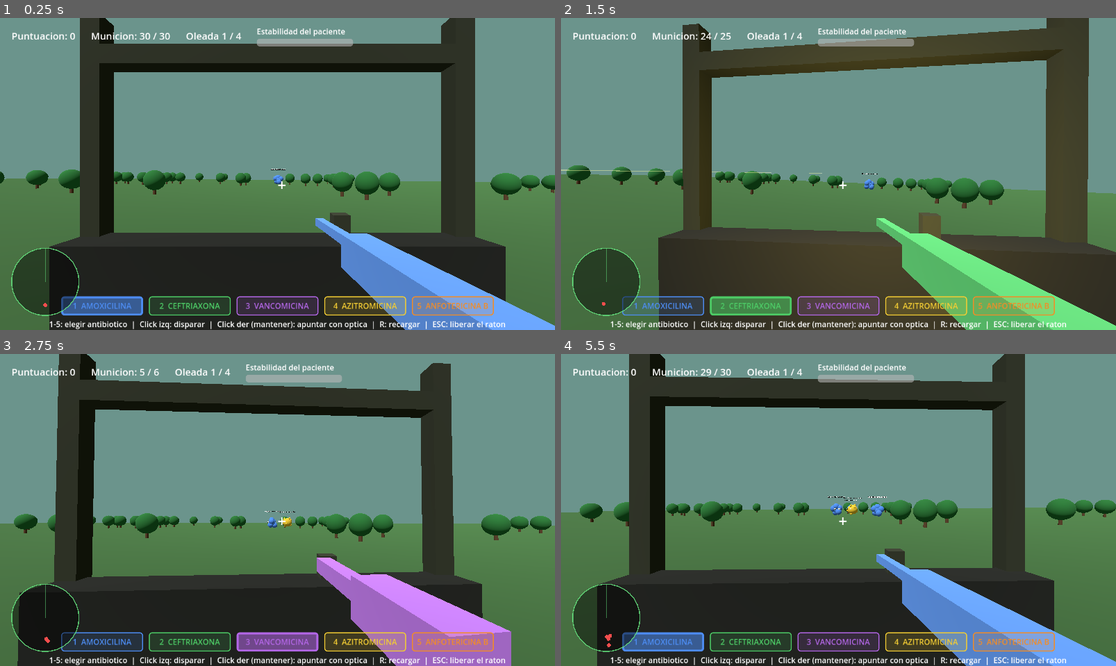
Above: before the commit, frames 1-4 (two rows, left to right).
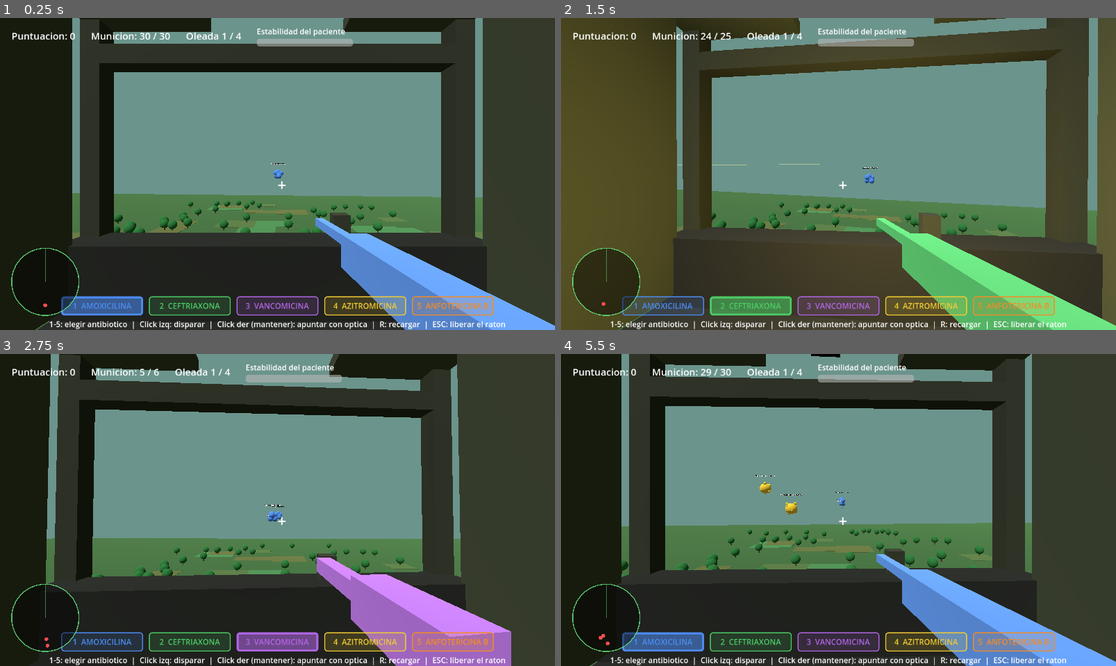
Above: after the commit, the same moments.

Repository: alvariitoSW/simulador-uci-3d
Game: Godot game, scene res://scenes/main.tscn
Same seed, same stepped clock (60 frames per second), same inputs: the game is played once before the commit and once after it.
Inputs (mouse positions are in pixels of both pictures, inside the frame that each line leads up to):
- Up to frame 1 (0.25 s): no input
- Up to frame 2 (1.5 s): tap Enter at 0.5 s; move the mouse to (866, 174) at 0.52 s; tap 1 at 0.6 s; click (866, 174) at 0.67 s; move the mouse to (810, 174) at 1.27 s; tap 2 at 1.35 s; click (810, 174) at 1.42 s
- Up to frame 3 (2.75 s): move the mouse to (288, 503) at 2.02 s; tap 3 at 2.1 s; click (288, 503) at 2.17 s
- Up to frame 4 (5.5 s): move the mouse to (832, 516) at 2.77 s; tap one key every 0.75 s from 2.85 s: 4 5 R 1; click (832, 516) at 2.92 s; move the mouse to (877, 513) at 3.52 s; click (877, 513) at 3.67 s; move the mouse to (794, 506) at 4.27 s; click (794, 506) at 4.42 s; move the mouse to (844, 510) at 5.02 s; click (844, 510) at 5.17 s

The runs differ from the first frame. In frame 1, 31% of the frame differs, in the area x 0-100%, y 0-100%; in frame 2, 27%; in frame 3, 30%; in frame 4, 30%.

Commit message:
Cabina completa del helicoptero, altitud real y paisaje en movimiento
El prototipo anterior solo mostraba un marco de puerta flotando, a ras de
suelo y sin ninguna sensacion de vuelo. Esta pasada lo arregla de raiz:

- El helicoptero vuela a una altitud real (antes estaba practicamente al
  nivel del suelo); ahora hay una clara sensacion aerea al mirar hacia
  abajo y ver el paisaje muy por debajo.
- Cabina cerrada de verdad: paredes laterales, pared trasera, suelo y
  techo (con un hueco central para el mastil), en vez de solo dos
  pilares y una barra. Se nota que estas DENTRO de un helicoptero, no
  mirando a traves de una puerta suelta.
- Rotor principal girando sobre la cabina (visible por el hueco del
  techo al mirar hacia arriba) y rotor de cola girando en el extremo de
  un mastil/cola que sobresale por detras. Patines de aterrizaje debajo.
- El paisaje (arboles + parches de color en el suelo) se desplaza de
  verdad hacia la camara y se recicla al pasar, dando sensacion real de
  avance en vuelo sin tener que mover la logica de aparicion/alcance de
  los objetivos (que sigue siendo relativa a un punto fijo).
- Los microorganismos ahora aparecen y flotan a una altura cercana a la
  del helicoptero (antes aparecian a ras de suelo, muy por debajo),
  encajando con la idea de enemigos voladores que atacan en pleno vuelo.

Validado con el binario headless de Godot y con capturas reales via
Xvfb + Mesa software (vista frontal y mirando hacia arriba para
confirmar que el rotor es visible).

Co-Authored-By: Claude Sonnet 5 <noreply@anthropic.com>
Claude-Session: https://claude.ai/code/session_01NzvQuAGmBQ94iChg5CU2ab

Diff:
--- a/scripts/main.gd
+++ b/scripts/main.gd
@@ -6,18 +6,23 @@
 ## Todo el arbol de nodos se construye por codigo.
 
 const YAW_LIMIT_DEG := 70.0
-const PITCH_MIN_DEG := -35.0
-const PITCH_MAX_DEG := 18.0
+const PITCH_MIN_DEG := -55.0
+const PITCH_MAX_DEG := 50.0
 const HIP_FOV := 70.0
 const ADS_FOV := 35.0
 const SPAWN_INTERVAL := 1.8
 const WAVE_PAUSE_S := 3.0
-const HELI_BASE_POS := Vector3(0, 2.2, 6)
+const HELI_BASE_POS := Vector3(0, 14.0, 6)
+const WORLD_SCROLL_SPEED := 3.0
+const TREE_FIELD_DEPTH := 120.0
+const TREE_RECYCLE_Z := 20.0
 
 var _spawn_timer: float = 0.0
 var _wave_spawned_count: int = 0
 var _hud: GameHUD
 var _heli_rig: Node3D
+var _rotor_hub: Node3D
+var _tail_rotor_hub: Node3D
 var _camera: Camera3D
 var _weapon_view: Node3D
 var _yaw: float = 0.0
@@ -28,6 +33,7 @@
 var _fire_cooldown: float = 0.0
 var _flight_time: float = 0.0
 var _rng := RandomNumberGenerator.new()
+var _scroll_nodes: Array = []
 
 
 func _ready() -> void:
@@ -68,7 +74,7 @@
 	var ground := StaticBody3D.new()
 	var ground_mesh := MeshInstance3D.new()
 	var plane := PlaneMesh.new()
-	plane.size = Vector2(200, 200)
+	plane.size = Vector2(300, 300)
 	ground_mesh.mesh = plane
 	var ground_mat := StandardMaterial3D.new()
 	ground_mat.albedo_color = Color(0.22, 0.38, 0.2)
@@ -76,19 +82,20 @@
 	ground.add_child(ground_mesh)
 	var ground_collision := CollisionShape3D.new()
 	var ground_shape := BoxShape3D.new()
-	ground_shape.size = Vector3(200, 0.1, 200)
+	ground_shape.size = Vector3(300, 0.1, 300)
 	ground_collision.position = Vector3(0, -0.05, 0)
 	ground_collision.shape = ground_shape
 	ground.add_child(ground_collision)
 	add_child(ground)
 
 	_scatter_trees()
+	_scatter_ground_patches()
 
 
 func _scatter_trees() -> void:
 	var tree_rng := RandomNumberGenerator.new()
 	tree_rng.seed = 1234
-	for i in range(40):
+	for i in range(70):
 		var trunk := MeshInstance3D.new()
 		var trunk_mesh := CylinderMesh.new()
 		trunk_mesh.top_radius = 0.15
@@ -113,9 +120,31 @@
 		tree.add_child(trunk)
 		tree.add_child(canopy)
 		var x := tree_rng.randf_range(-45, 45)
-		var z := tree_rng.randf_range(-70, -15)
+		var z := tree_rng.randf_range(-100, 15)
 		tree.position = Vector3(x, 0, z)
 		add_child(tree)
+		_scroll_nodes.append(tree)
+
+
+func _scatter_ground_patches() -> void:
+	# Parches de color (campos/claros) en el suelo: sin ellos, el plano verde liso no
+	# deja notar que el paisaje se desplaza por debajo mientras vuelas.
+	var patch_rng := RandomNumberGenerator.new()
+	patch_rng.seed = 777
+	var colors := [Color(0.3, 0.42, 0.22), Color(0.26, 0.5, 0.28), Color(0.35, 0.4, 0.2)]
+	for i in range(24):
+		var patch := MeshInstance3D.new()
+		var mesh := BoxMesh.new()
+		mesh.size = Vector3(patch_rng.randf_range(6, 14), 0.05, patch_rng.randf_range(6, 14))
+		patch.mesh = mesh
+		var mat := StandardMaterial3D.new()
+		mat.albedo_color = colors[i % colors.size()]
+		patch.material_override = mat
+		var x := patch_rng.randf_range(-60, 60)
+		var z := patch_rng.randf_range(-100, 15)
+		patch.position = Vector3(x, 0.03, z)
+		add_child(patch)
+		_scroll_nodes.append(patch)
 
 
 func _make_box(size: Vector3, mat: StandardMaterial3D) -> MeshInstance3D:
@@ -139,18 +168,29 @@
 	_heli_rig.add_child(_camera)
 	_camera.current = true
 
-	_build_cockpit()
-
-
-func _build_cockpit() -> void:
-	# Marco de la puerta lateral de un helicoptero de transporte, dentro del rig del
-	# helicoptero (se balancea con el vuelo, pero no gira al apuntar).
+	_build_helicopter_shell()
+
+
+func _dark_mat() -> StandardMaterial3D:
+	var m := StandardMaterial3D.new()
+	m.albedo_color = Color(0.08, 0.08, 0.08)
+	return m
+
+
+func _build_helicopter_shell() -> void:
+	# Helicoptero de transporte completo: cabina cerrada (paredes, techo, suelo),
+	# puerta lateral por la que se dispara, rotor principal y de cola, y patines.
+	# Todo colgado de _heli_rig, para que se balancee junto con el vuelo.
 	var frame_mat := StandardMaterial3D.new()
 	frame_mat.albedo_color = Color(0.18, 0.2, 0.14)
 
 	var interior_mat := StandardMaterial3D.new()
 	interior_mat.albedo_color = Color(0.1, 0.11, 0.09)
 
+	var wall_mat := StandardMaterial3D.new()
+	wall_mat.albedo_color = Color(0.24, 0.27, 0.19)
+
+	# --- Puerta lateral (el hueco por el que se dispara) ---
 	var left_pillar := _make_box(Vector3(0.22, 3.2, 0.22), frame_mat)
 	left_pillar.position = Vector3(-2.1, 0.2, -2.6)
 	_heli_rig.add_child(left_pillar)
@@ -163,15 +203,93 @@
 	top_bar.position = Vector3(0, 1.35, -2.6)
 	_heli_rig.add_child(top_bar)
 
-	# Peto/salpicadero inferior, como si estuvieras asomado por la puerta lateral.
 	var lower_panel := _make_box(Vector3(4.4, 1.3, 0.5), interior_mat)
 	lower_panel.position = Vector3(0, -1.35, -2.4)
 	_heli_rig.add_child(lower_panel)
 
-	# Soporte del arma de puerta (decorativo).
 	var mount := _make_box(Vector3(0.18, 0.6, 0.18), frame_mat)
 	mount.position = Vector3(0.7, -0.75, -2.5)
 	_heli_rig.add_child(mount)
+
+	# --- Cabina cerrada detras de la puerta: paredes, suelo, techo, pared trasera ---
+	var left_wall := _make_box(Vector3(0.15, 3.0, 4.6), wall_mat)
+	left_wall.position = Vector3(-2.1, 0.2, 0.1)
+	_heli_rig.add_child(left_wall)
+
+	var right_wall := _make_box(Vector3(0.15, 3.0, 4.6), wall_mat)
+	right_wall.position = Vector3(2.1, 0.2, 0.1)
+	_heli_rig.add_child(right_wall)
+
+	var rear_wall := _make_box(Vector3(4.4, 3.0, 0.2), wall_mat)
+	rear_wall.position = Vector3(0, 0.2, 2.3)
+	_heli_rig.add_child(rear_wall)
+
+	var floor_panel := _make_box(Vector3(4.4, 0.15, 5.0), interior_mat)
+	floor_panel.position = Vector3(0, -1.5, -0.2)
+	_heli_rig.add_child(floor_panel)
+
+	# Techo partido en dos, con un hueco central para el mastil: al mirar hacia
+	# arriba se ve girar el rotor principal por encima de la cabina.
+	var ceiling_left := _make_box(Vector3(1.4, 0.15, 5.0), wall_mat)
+	ceiling_left.position = Vector3(-1.5, 1.8, -0.2)
+	_heli_rig.add_child(ceiling_left)
+
+	var ceiling_right := _make_box(Vector3(1.4, 0.15, 5.0), wall_mat)
+	ceiling_right.position = Vector3(1.5, 1.8, -0.2)
+	_heli_rig.add_child(ceiling_right)
+
+	_build_rotor()
+	_build_tail(wall_mat)
+	_build_skids(frame_mat)
+
+
+func _build_rotor() -> void:
+	_rotor_hub = Node3D.new()
+	_rotor_hub.position = Vector3(0, 2.4, -0.2)
+	_heli_rig.add_child(_rotor_hub)
+
+	var mast := _make_box(Vector3(0.12, 0.7, 0.12), _dark_mat())
+	mast.position = Vector3(0, -0.35, 0)
+	_rotor_hub.add_child(mast)
+
+	for i in range(2):
+		var blade := _make_box(Vector3(6.5, 0.06, 0.45), _dark_mat())
+		blade.rotation_degrees = Vector3(0, i * 90.0, 0)
+		_rotor_hub.add_child(blade)
+
+
+func _build_tail(wall_mat: StandardMaterial3D) -> void:
+	var boom := MeshInstance3D.new()
+	var boom_mesh := CylinderMesh.new()
+	boom_mesh.top_radius = 0.3
+	boom_mesh.bottom_radius = 0.45
+	boom_mesh.height = 4.2
+	boom.mesh = boom_mesh
+	boom.material_override = wall_mat
+	boom.rotation_degrees = Vector3(90, 0, 0)
+	boom.position = Vector3(0, 0.3, 4.4)
+	_heli_rig.add_child(boom)
+
+	_tail_rotor_hub = Node3D.new()
+	_tail_rotor_hub.position = Vector3(0.4, 0.4, 6.4)
+	_heli_rig.add_child(_tail_rotor_hub)
+	for i in range(2):
+		var blade := _make_box(Vector3(1.3, 0.04, 0.22), _dark_mat())
+		blade.rotation_degrees = Vector3(0, i * 90.0, 0)
+		_tail_rotor_hub.add_child(blade)
+
+
+func _build_skids(mat: StandardMaterial3D) -> void:
+	for side in [-1.0, 1.0]:
+		var skid := _make_box(Vector3(0.12, 0.12, 5.2), mat)
+		skid.position = Vector3(side * 1.7, -2.4, -0.2)
+		_heli_rig.add_child(skid)
+		var strut_a := _make_box(Vector3(0.1, 0.9, 0.1), mat)
+		strut_a.position = Vector3(side * 1.7, -1.9, -1.9)
+		_heli_rig.add_child(strut_a)
+		var strut_b := _make_box(Vector3(0.1, 0.9, 0.1), mat)
+		strut_b.position = Vector3(side * 1.7, -1.9, 1.5)
+		_heli_rig.add_child(strut_b)
 
 
 func _build_weapon_view(weapon_id: String) -> void:
@@ -254,6 +372,8 @@
 
 func _process(delta: float) -> void:
 	_update_flight_bob(delta)
+	_update_rotors(delta)
+	_scroll_world(delta)
 
 	_spawn_timer -= delta
 	if _spawn_timer <= 0.0 and _wave_spawned_count < GameManager.targets_total_this_wave:
@@ -268,6 +388,22 @@
 	_camera.fov = lerp(_camera.fov, target_fov, delta * 8.0)
 
 	_update_radar()
+
+
+func _update_rotors(delta: float) -> void:
+	_rotor_hub.rotate_object_local(Vector3.UP, delta * 14.0)
+	_tail_rotor_hub.rotate_object_local(Vector3.FORWARD, delta * 22.0)
+
+
+## Mueve el paisaje (arboles, parches de suelo) hacia la camara y lo recicla al
+## pasar por detras, dando la sensacion de que el helicoptero vuela hacia delante
+## sin tener que desplazar de verdad al propio helicoptero (y asi toda la logica
+## de aparicion/alcance de objetivos sigue siendo relativa a un punto fijo).
+func _scroll_world(delta: float) -> void:
+	for node in _scroll_nodes:
+		node.position.z += WORLD_SCROLL_SPEED * delta
+		if node.position.z > TREE_RECYCLE_Z:
+			node.position.z -= TREE_FIELD_DEPTH
 
 
 ## Balanceo continuo simulando que el helicoptero esta en vuelo: una ligera subida y
@@ -305,9 +441,10 @@
 
 	var target := PathogenTarget.new()
 	add_child(target)
-	var x := _rng.randf_range(-8, 8)
+	var x := _rng.randf_range(-10, 10)
+	var y := _rng.randf_range(HELI_BASE_POS.y - 4.0, HELI_BASE_POS.y + 3.0)
 	var z := _rng.randf_range(-40, -20)
-	target.setup(pathogen_id, Vector3(x, 1.5, z))
+	target.setup(pathogen_id, Vector3(x, y, z))
 	target.killed.connect(_on_target_killed)
 	target.escaped.connect(_on_target_escaped)
 
